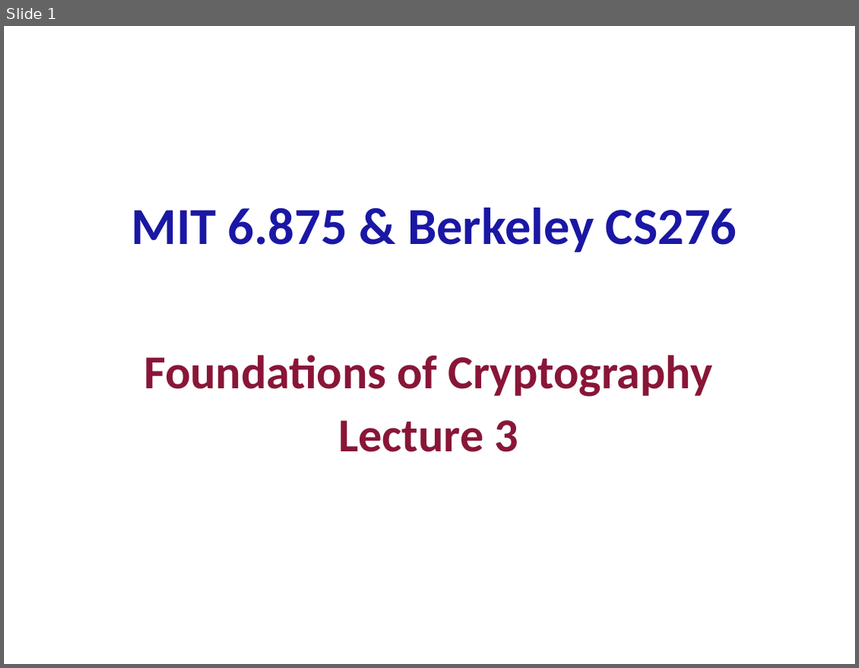
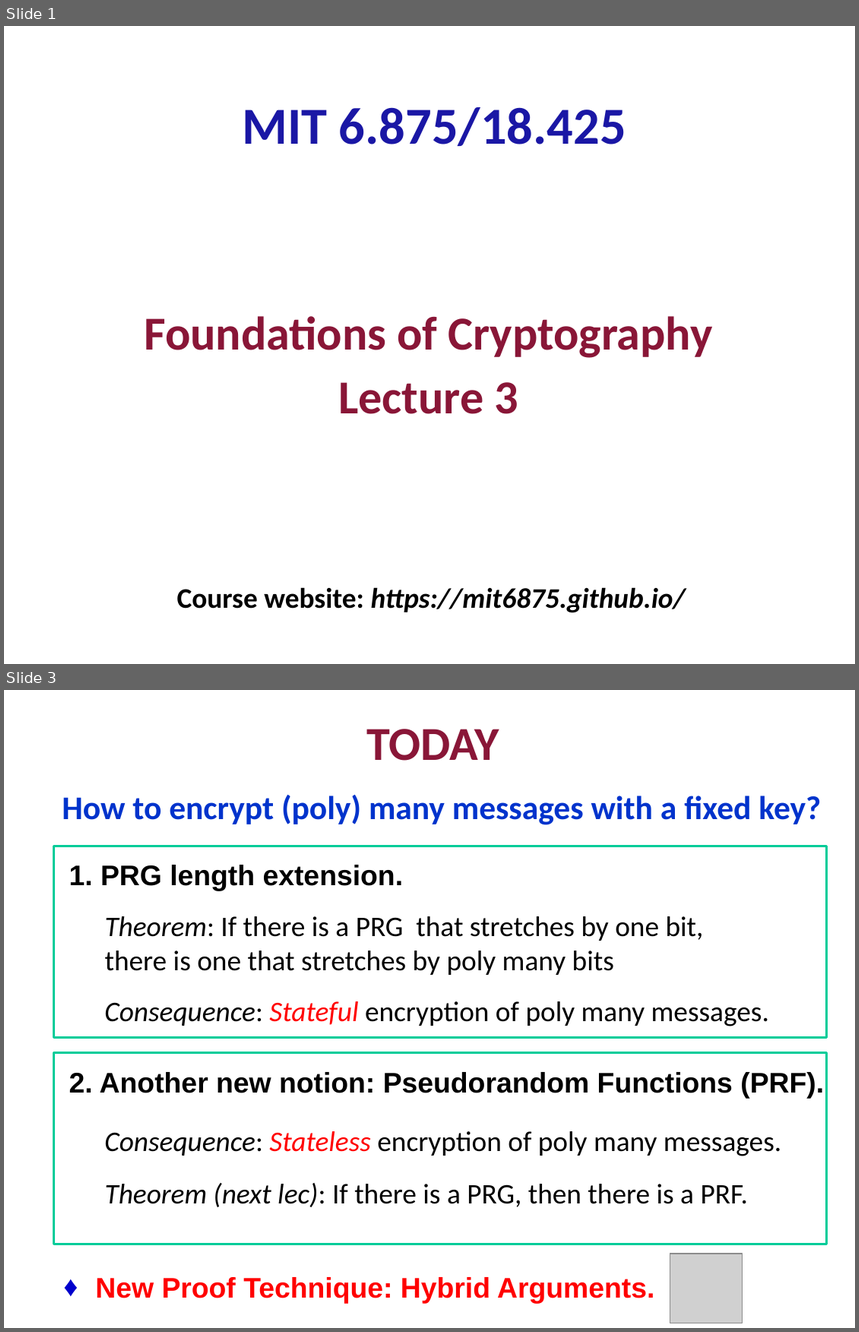
Before and after one commit to mit6875/mit6875.github.io, a slide deck: SLIDES/lec3.pptx. Shown one above the other, each under a label of ours: slide 1 before the commit, slides 1 and 3 after it; the slides between them are not shown. The pictures are 859x668 and 859x1332 pixels, drawn with LibreOffice and Linux fonts; fonts in the diff are those of the drawing; grey boxes stand for pictures. Boxes give left, top, right and bottom in pixels: in the first picture for what was removed or moved away, otherwise in the second. Text is boxed around its words. In the diff, an @@ line names an element or a change of style, - is before the commit and + after.

```diff
--- a/SLIDES/lec3.pptx
+++ b/SLIDES/lec3.pptx
@@ slide 3 added at [4,690,855,1328], background #FFFFFF @@
@@ subtitle added at [367,729,500,761], 40 pt, text #891637, bold @@
+TODAY
@@ text added at [62,795,821,825], 28 pt, text #0033CC, bold @@
+How to encrypt (poly) many messages with a fixed key?
@@ rectangle added at [53,846,826,1037], outline #00CC99 2 pt @@
@@ text added at [69,865,404,891], 24 pt, text #000000, bold @@
+1. PRG length extension.
@@ text added at [105,916,704,975], 24 pt, text #000000 @@
+Theorem: If there is a PRG that stretches by one bit, there is one that stretches by poly many bits
@@ text added at [104,1002,769,1027], 24 pt, text #000000 @@
+Consequence: Stateful encryption of poly many messages.
@@ rectangle added at [53,1053,826,1244], outline #00CC99 2 pt @@
@@ text added at [69,1072,824,1099], 24 pt, text #000000, bold @@
+2. Another new notion: Pseudorandom Functions (PRF).
@@ text added at [104,1132,781,1157], 24 pt, text #000000 @@
+Consequence: Stateless encryption of poly many messages.
@@ text added at [105,1183,749,1208], 24 pt, text #000000 @@
+Theorem (next lec): If there is a PRG, then there is a PRF.
@@ picture added at [671,1255,743,1324] @@
@@ text added at [95,1277,655,1303], 24 pt, text #FF0000, bold @@
+♦ New Proof Technique: Hybrid Arguments.
@@ slide 1 changed as well @@
@@ text at [243,107,626,146]: text changed @@
-MIT 6.875 & Berkeley CS276
+MIT 6.875/18.425
@@ text "Foundations of Cryptography": place and size @@
-text "Foundations of Cryptography" at [144,355,713,397]
+text "Foundations of Cryptography" at [144,316,713,358]
@@ text "Lecture 3": place and size @@
-text "Lecture 3" at [338,420,518,452]
+text "Lecture 3" at [338,382,518,414]
@@ text added at [177,588,686,613], 24 pt, text #000000, bold, italic @@
+Course website: https://mit6875.github.io/
```
Also in this commit, not shown: 2 other slides changed, 40 other slides added, 40 slides removed, 1 other file.
